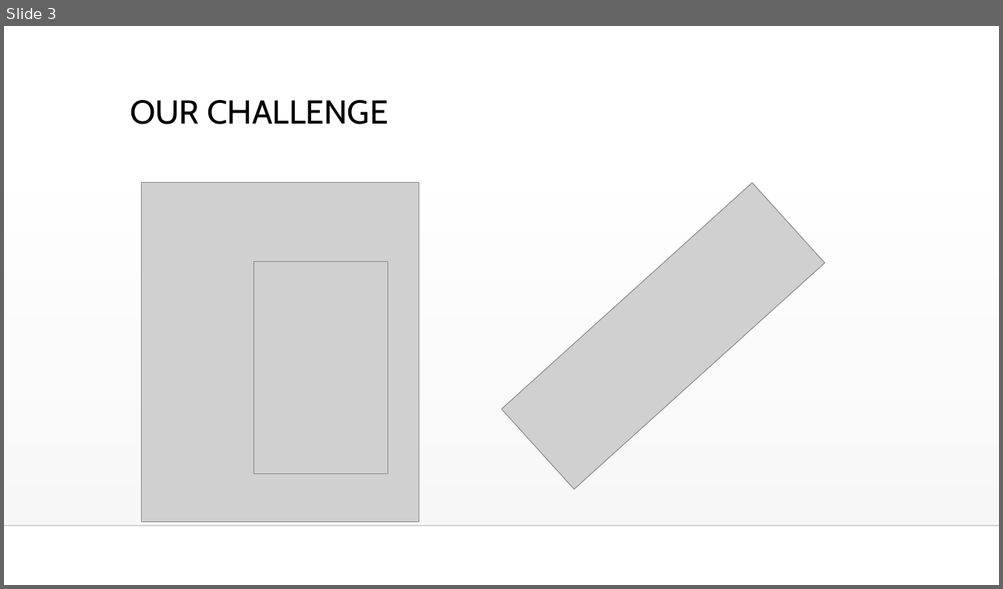
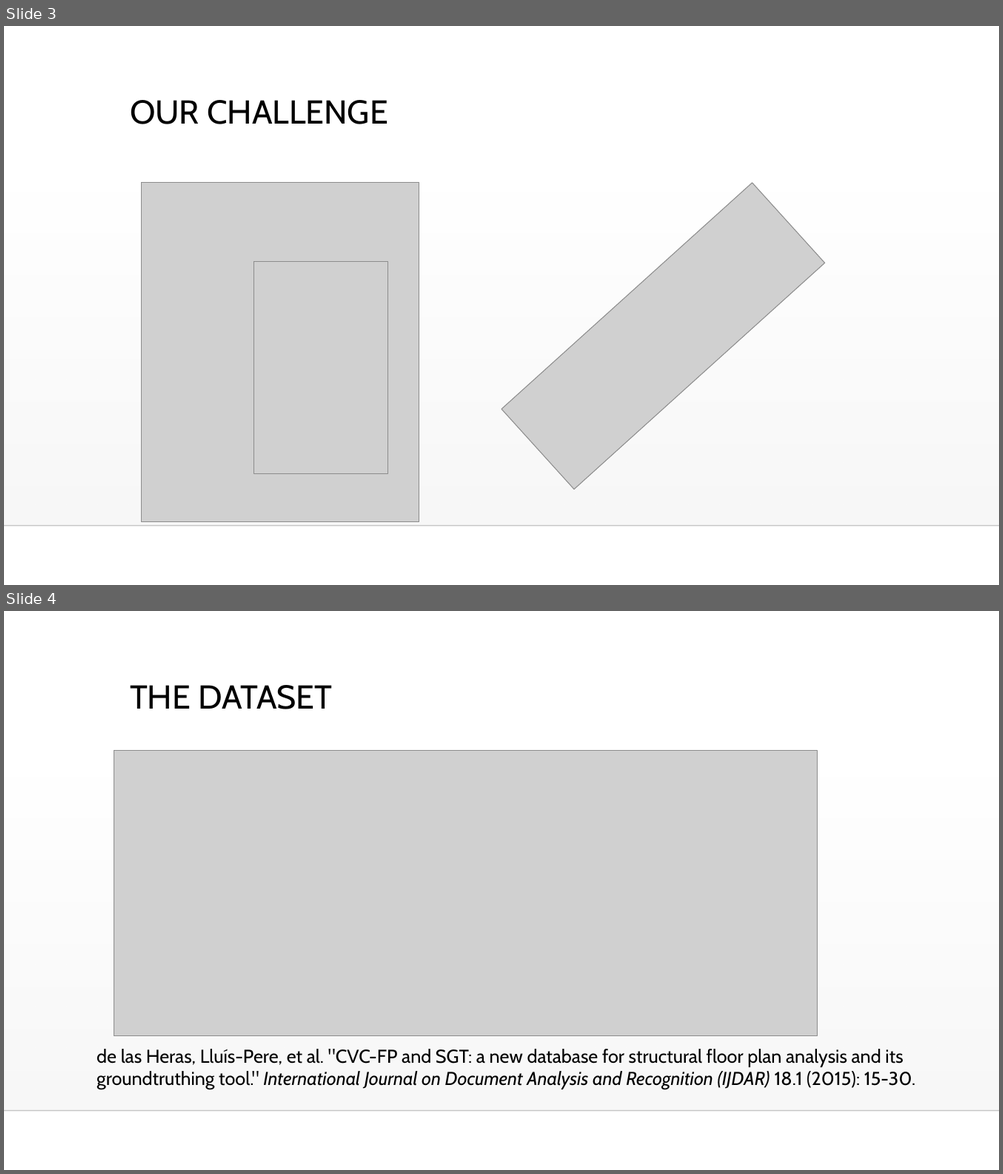
Before and after one commit to guysoft/thedoorks, a slide deck: media/Hack.pptx. Shown one above the other, each under a label of ours: slide 3 before the commit, slides 3 and 4 after it. The pictures are 1003x589 and 1003x1174 pixels, drawn with LibreOffice and Linux fonts; fonts in the diff are those of the drawing; grey boxes stand for pictures; background and template pictures are left out. Boxes give left, top, right and bottom in pixels: in the first picture for what was removed or moved away, otherwise in the second. Text is boxed around its words. In the diff, an @@ line names an element or a change of style, - is before the commit and + after.

```diff
--- a/media/Hack.pptx
+++ b/media/Hack.pptx
@@ slide 4 added at bbox=[4, 611, 999, 1170], background #FFFFFF; not listed: 2 template elements that a slide beside it also shows @@
@@ title added at bbox=[130, 685, 332, 709], 32 pt, text #000000 @@
+THE DATASET
@@ picture added at bbox=[114, 751, 817, 1037] @@
@@ text added at bbox=[96, 1049, 915, 1090], 18 pt, text #000000 @@
+de las Heras, Lluís-Pere, et al. "CVC-FP and SGT: a new database for structural floor plan analysis and its groundtruthing tool." International Journal on Document Analysis and Recognition (IJDAR) 18.1 (2015): 15-30.
```
Also in this commit, not shown: 4 slides changed, 6 other slides added.
